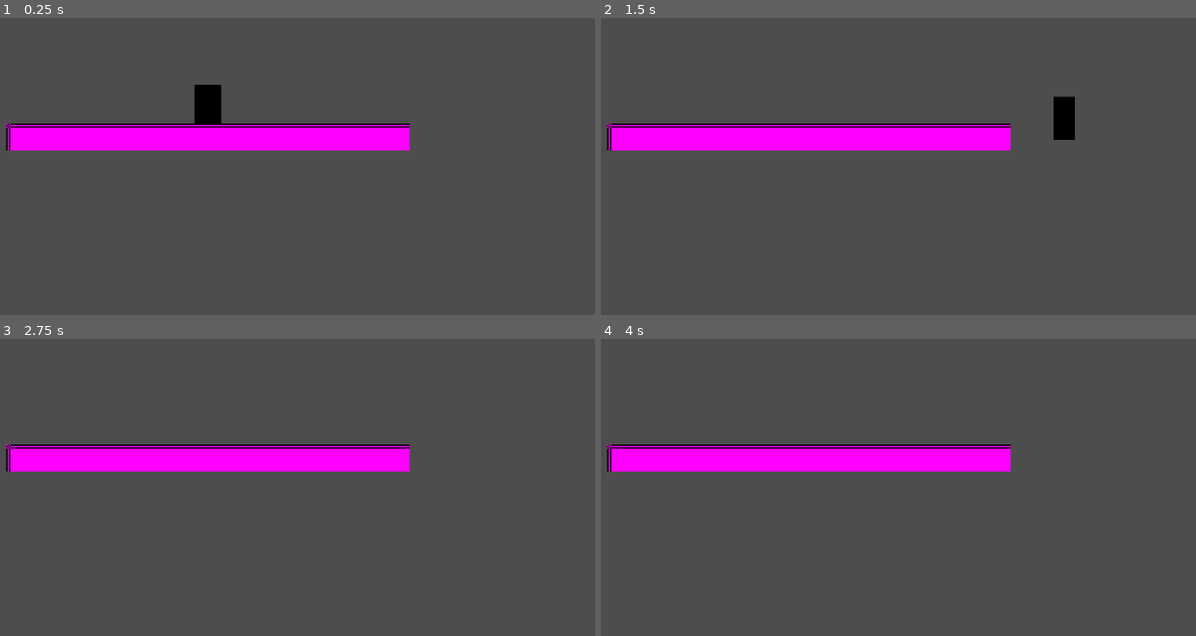
Above: before the commit, frames 1-4 (two rows, left to right).
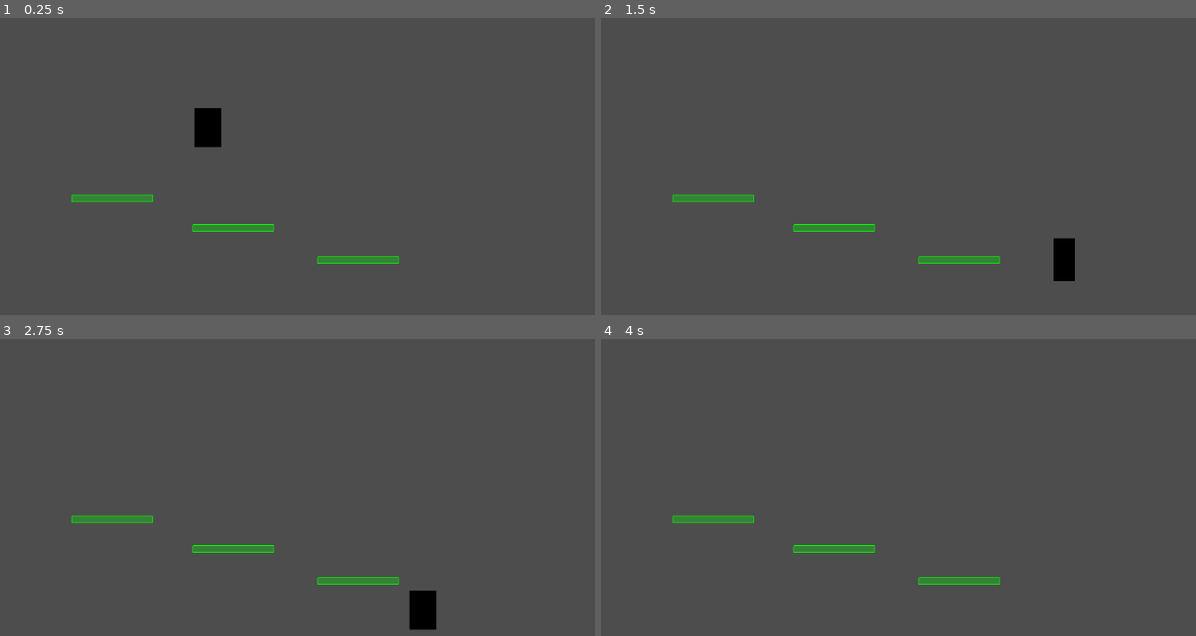
Above: after the commit, the same moments.

Repository: nikk-e/wizard-game
Game: Godot game, scene res://scenes/game.tscn
Same seed, same stepped clock (60 frames per second), same inputs: the game is played once before the commit and once after it.
Inputs:
- Up to frame 1 (0.25 s): no input
- Up to frame 2 (1.5 s): tap Enter (ui_accept) at 0.5, 0.6, 0.77, 1.07, 1.35 s; hold Right (ui_right) from 0.53 s (still down)
- Up to frame 3 (2.75 s): tap Enter (ui_accept) at 1.52, 1.82, 2.1 s; release Right (ui_right) at 2.03 s; hold Left (ui_left) from 2.03 s (still down)
- Up to frame 4 (4 s): release Left (ui_left) at 2.78 s; hold Right (ui_right) from 2.78 s (still down); tap Enter (ui_accept) at 2.85, 3.02, 3.32, 3.6, 3.77 s

The runs differ from the first frame. In frame 1, 7.7% of the frame differs, in the area x 0-69%, y 22-83%; in frame 2, 8.4%, in the area x 0-80%, y 26-89%; in frame 3, 7.9%; in frame 4, 7.3%.

Commit message:
Add simple coyote time and debug platforms

Diff:
--- /dev/null
+++ b/scenes/debugplatform.tscn
@@ -0,0 +1,14 @@
+[gd_scene load_steps=3 format=3 uid="uid://bk5sbhw14y56"]
+
+[ext_resource type="Script" uid="uid://cgckylclwrsxq" path="res://scripts/debugplatform.gd" id="1_5yi1b"]
+
+[sub_resource type="RectangleShape2D" id="RectangleShape2D_le6kp"]
+size = Vector2(60, 5)
+
+[node name="Debugplatform" type="Node2D"]
+script = ExtResource("1_5yi1b")
+
+[node name="StaticBody2D" type="StaticBody2D" parent="."]
+
+[node name="CollisionShape2D" type="CollisionShape2D" parent="StaticBody2D"]
+shape = SubResource("RectangleShape2D_le6kp")
--- a/scenes/game.tscn
+++ b/scenes/game.tscn
@@ -1,12 +1,9 @@
 [gd_scene load_steps=4 format=3 uid="uid://di6ria3x05ueu"]
 
 [ext_resource type="PackedScene" uid="uid://d0fsq7182447d" path="res://scenes/player.tscn" id="1_uwrxv"]
+[ext_resource type="PackedScene" uid="uid://bk5sbhw14y56" path="res://scenes/debugplatform.tscn" id="2_yqjtg"]
 
-[sub_resource type="RectangleShape2D" id="RectangleShape2D_uwrxv"]
-size = Vector2(300, 20)
-
-[sub_resource type="PlaceholderTexture2D" id="PlaceholderTexture2D_yqjtg"]
-size = Vector2(300, 20)
+[sub_resource type="WorldBoundaryShape2D" id="WorldBoundaryShape2D_uwrxv"]
 
 [node name="Game" type="Node2D"]
 
@@ -17,11 +14,17 @@
 position = Vector2(0, 3)
 zoom = Vector2(2, 2)
 
-[node name="StaticBody2D" type="StaticBody2D" parent="."]
-position = Vector2(0, 20)
+[node name="StaticBody2D2" type="StaticBody2D" parent="."]
 
-[node name="CollisionShape2D" type="CollisionShape2D" parent="StaticBody2D"]
-shape = SubResource("RectangleShape2D_uwrxv")
+[node name="CollisionShape2D" type="CollisionShape2D" parent="StaticBody2D2"]
+position = Vector2(0, 148)
+shape = SubResource("WorldBoundaryShape2D_uwrxv")
 
-[node name="Sprite2D" type="Sprite2D" parent="StaticBody2D"]
-texture = SubResource("PlaceholderTexture2D_yqjtg")
+[node name="Debugplatform" parent="." instance=ExtResource("2_yqjtg")]
+position = Vector2(112, 112)
+
+[node name="Debugplatform2" parent="." instance=ExtResource("2_yqjtg")]
+position = Vector2(19, 88)
+
+[node name="Debugplatform3" parent="." instance=ExtResource("2_yqjtg")]
+position = Vector2(-71, 66)
--- a/scenes/player.tscn
+++ b/scenes/player.tscn
@@ -1,7 +1,7 @@
 [gd_scene load_steps=7 format=3 uid="uid://d0fsq7182447d"]
 
 [ext_resource type="Texture2D" uid="uid://cuhtw125arno8" path="res://assets/playersheet.png" id="1_3vyb7"]
-[ext_resource type="Script" uid="uid://rux28tukl456" path="res://scenes/player.gd" id="1_g2els"]
+[ext_resource type="Script" uid="uid://rux28tukl456" path="res://scripts/player.gd" id="1_g2els"]
 
 [sub_resource type="AtlasTexture" id="AtlasTexture_g2els"]
 atlas = ExtResource("1_3vyb7")
--- /dev/null
+++ b/scripts/debugplatform.gd
@@ -0,0 +1,20 @@
+extends Node2D
+
+
+# Called when the node enters the scene tree for the first time.
+func _ready() -> void:
+	queue_redraw()
+
+
+func _draw():
+	var collision_shape = $StaticBody2D/CollisionShape2D
+	var shape = collision_shape.shape
+
+	if shape is RectangleShape2D:
+		var size = shape.extents * 2
+		draw_rect(Rect2(-shape.extents, size), Color(0, 1, 0, 0.3), true)
+		draw_rect(Rect2(-shape.extents, size), Color(0, 1, 0), false)
+
+# Called every frame. 'delta' is the elapsed time since the previous frame.
+func _process(delta: float) -> void:
+	pass
--- a/scenes/player.gd
+++ b/scripts/player.gd
@@ -3,16 +3,27 @@
 
 const SPEED = 200.0
 const JUMP_VELOCITY = -300.0
+const COYOTE_TIME = 0.05
+var coyoteTimer = 0.0
 
 
 func _physics_process(delta: float) -> void:
+	var jumpable = false
 	# Add the gravity.
 	if not is_on_floor():
 		velocity += get_gravity() * delta
+	else:
+		coyoteTimer = COYOTE_TIME
+		jumpable = true
+
+	if (coyoteTimer > 0):
+		coyoteTimer -= delta
+		jumpable = true
 
 	# Handle jump.
-	if Input.is_action_just_pressed("ui_accept") and is_on_floor():
+	if Input.is_action_just_pressed("ui_accept") and jumpable:
 		velocity.y = JUMP_VELOCITY
+		coyoteTimer = 0.0
 
 	# Get the input direction and handle the movement/deceleration.
 	# As good practice, you should replace UI actions with custom gameplay actions.
Not shown, added: scripts/debugplatform.gd.uid
Renamed: scenes/player.gd.uid -> scripts/player.gd.uid
